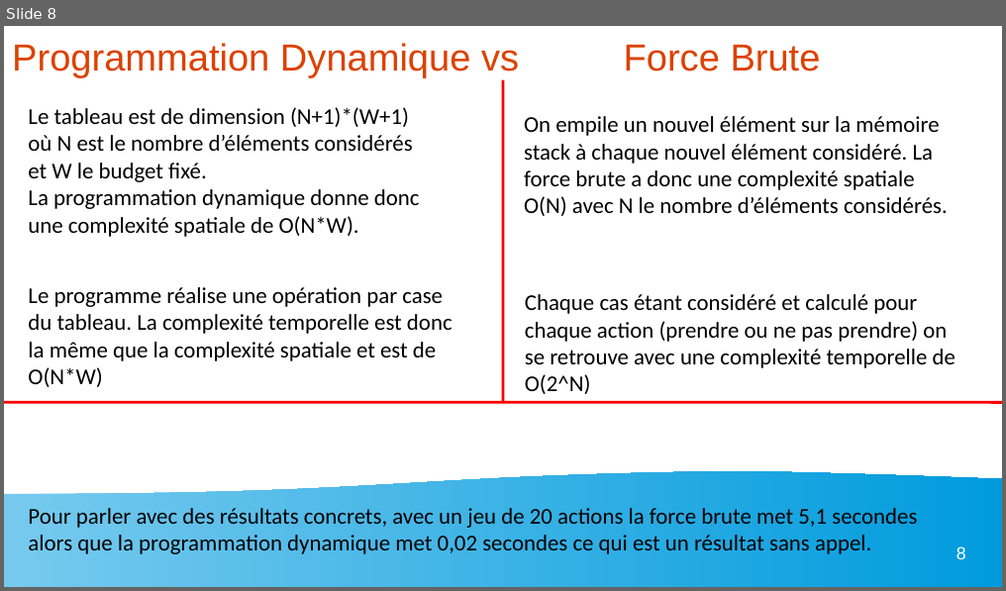
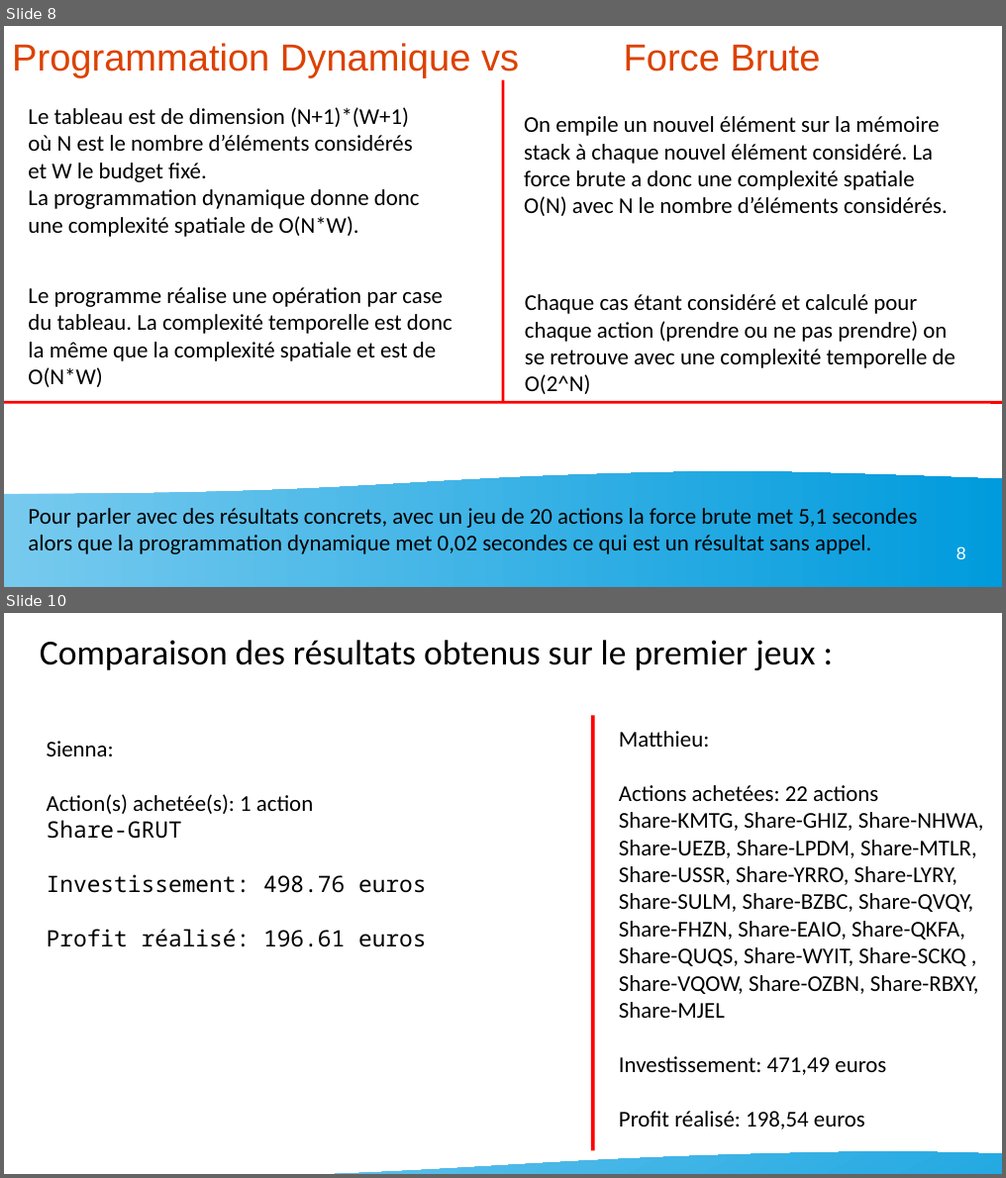
Before and after one commit to matthieu0guim/P7_Matthieu_Guimard, a slide deck: presentation sienna/présentation sienna.odp. Shown one above the other, each under a label of ours: slide 8 before the commit, slides 8 and 10 after it; the slides between them are not shown. The pictures are 1006x591 and 1006x1178 pixels, drawn with LibreOffice and Linux fonts; fonts in the diff are those of the drawing. Boxes give left, top, right and bottom in pixels: in the first picture for what was removed or moved away, otherwise in the second. Text is boxed around its words. In the diff, an @@ line names an element or a change of style, - is before the commit and + after.

```diff
--- a/presentation sienna/présentation sienna.odp
+++ b/presentation sienna/présentation sienna.odp
@@ slide 10 added at (4, 613, 1002, 1174), background #FFFFFF @@
@@ text added at (40, 640, 815, 670), 28 pt, text #000000 @@
+Comparaison des résultats obtenus sur le premier jeux :
@@ line added from (593, 715) to (593, 1151), #FF0000 3 pt @@
@@ text added at (619, 731, 984, 1130), 18 pt, text #000000 @@
+Matthieu:
+Actions achetées: 22 actions
+Share-KMTG, Share-GHIZ, Share-NHWA,
+Share-UEZB, Share-LPDM, Share-MTLR,
+Share-USSR, Share-YRRO, Share-LYRY,
+Share-SULM, Share-BZBC, Share-QVQY,
+Share-FHZN, Share-EAIO, Share-QKFA,
+Share-QUQS, Share-WYIT, Share-SCKQ ,
+Share-VQOW, Share-OZBN, Share-RBXY,
+Share-MJEL
+Investissement: 471,49 euros
+Profit réalisé: 198,54 euros
@@ text added at (47, 741, 427, 948), 18 pt, text #000000 @@
+Sienna:
+Action(s) achetée(s): 1 action
+Share-GRUT
+Investissement: 498.76 euros
+Profit réalisé: 196.61 euros
@@ freeform shape added at (4, 1152, 1002, 1174), fill gradient #77CAEE to #009BDD @@
```
Also in this commit, not shown: 2 slides changed, 2 other slides added, 3 other files.
